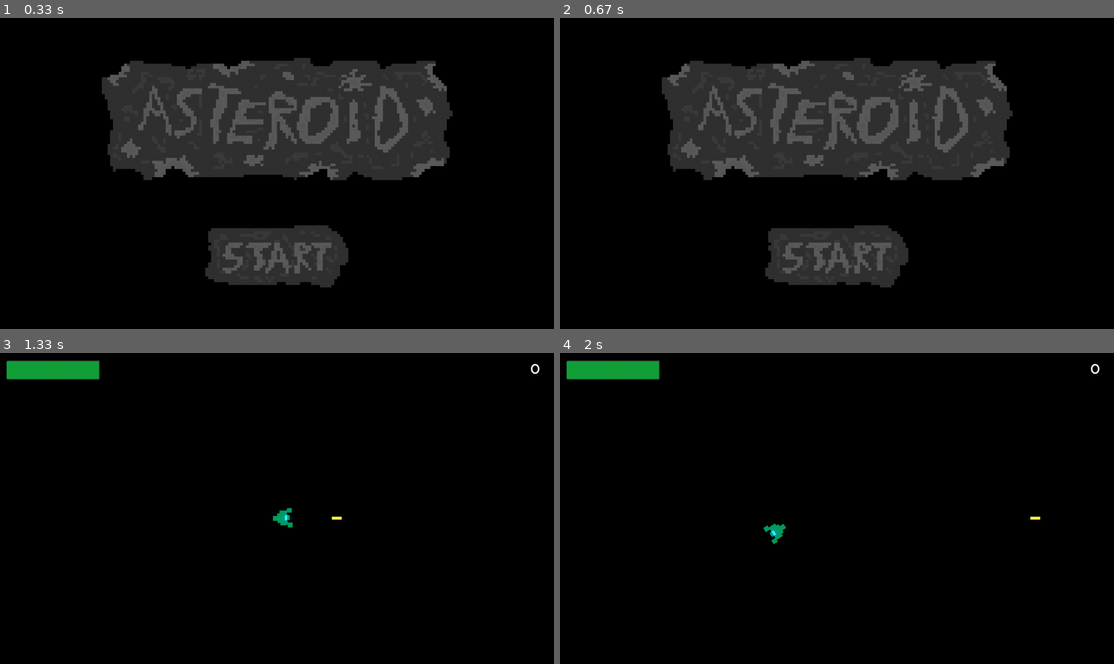
Above: before the commit, frames 1-4 (two rows, left to right).
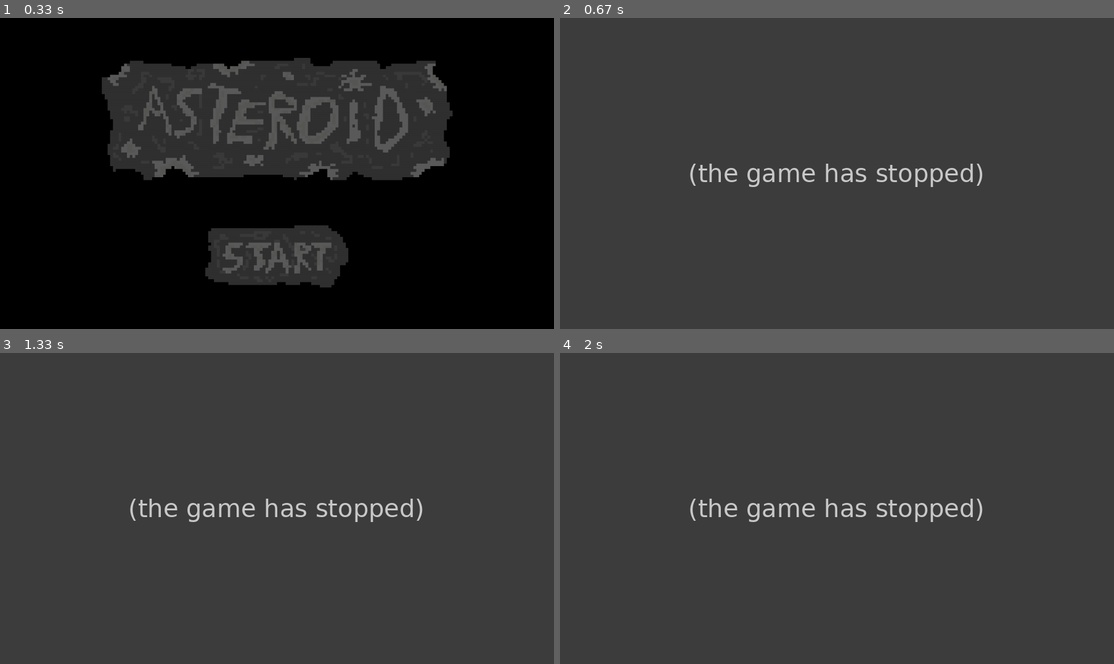
Above: after the commit, the same moments.

Repository: Yu266426/Pygame-Shenanigans
Game: pygame game, started from Code/main.py
The game is run twice, just before and just after one commit, with the same random seed, the same clock (stepped at 60 frames per second) and the same inputs.
Inputs (mouse positions are in pixels of both pictures, inside the frame that each line leads up to):
- Up to frame 1 (0.33 s): no input
- Up to frame 2 (0.67 s): hold Esc from 0.33 s (still down); hold A from 0.33 s (still down)
- Up to frame 3 (1.33 s): release Esc at 0.87 s; release A at 0.87 s; press the mouse at (277, 589) at 0.93 s; move the mouse to (249, 530) at 1.03 s; release the mouse at (221, 471) at 1.17 s; hold A from 1.23 s (still down); move the mouse to (155, 527) at 1.27 s
- Up to frame 4 (2 s): release A at 1.77 s; hold S from 1.8 s (still down); move the mouse to (964, 408) at 1.83 s

Frame 1 is identical in both runs. In frame 2, 79% of the frame differs, in the area x 0-100%, y 0-100%; in frame 3, 100%; in frame 4, 100%.
After the commit the program exited at 0.33 s; later frames show no game.

Commit message:
Optimization
Improved audio and converted the images.

Diff:
--- a/Code/main.py
+++ b/Code/main.py
@@ -7,7 +7,13 @@
 import pygame
 from pygame import Rect, mixer
 
+# Initalization
+# Initialize Mixer Then Pygame To Improve Sound Quality
+pygame.mixer.pre_init()
 pygame.init()
+
+# Limit Events
+pygame.event.set_allowed([pygame.QUIT, pygame.KEYDOWN, pygame.KEYUP])
 
 # File Setup
 APP_FOLDER = os.path.dirname(os.path.realpath(sys.argv[0])) # Gets Current Path
@@ -23,7 +29,9 @@
 
 screen = pygame.display.set_mode((screenWidth, screenHeight))
 pygame.display.set_caption("Space Shooter 2: Rewritten")
-pygame.display.set_icon(pygame.image.load(os.path.join(ASSET_FOLDER, "Player.png")))
+
+icon = pygame.image.load(os.path.join(ASSET_FOLDER, "Player.png")).convert_alpha()
+pygame.display.set_icon(icon)
 
 # FPS Setup
 targetFPS = 60
@@ -52,7 +60,7 @@
 
         self.alive = True
 
-        self.image = pygame.image.load(os.path.join(ASSET_FOLDER, "Player.png"))
+        self.image = pygame.image.load(os.path.join(ASSET_FOLDER, "Player.png")).convert_alpha()
         self.image = pygame.transform.scale(self.image , (self.scale, self.scale))
 
         self.collisionOffset = self.scale/2
@@ -189,7 +197,7 @@
 
         self.speed = speed * screenScale
 
-        self.image = pygame.image.load(os.path.join(ASSET_FOLDER, "Laser.png"))
+        self.image = pygame.image.load(os.path.join(ASSET_FOLDER, "Laser.png")).convert_alpha()
         self.image = pygame.transform.scale(self.image, (int(self.scale*3.5), self.scale))
 
         self.collisionOffset = self.scale/3
@@ -244,7 +252,7 @@
     def __init__(self, x, y, player):
         super().__init__(x, y, int(screenHeight / 4))
 
-        self.image = pygame.image.load(os.path.join(ASSET_FOLDER, "Large Asteroid.png"))
+        self.image = pygame.image.load(os.path.join(ASSET_FOLDER, "Large Asteroid.png")).convert_alpha()
         self.image = pygame.transform.scale(self.image, (self.scale, self.scale))
 
         self.collisionOffset = self.scale/2
@@ -317,7 +325,7 @@
     def __init__(self, x, y, direction):
         super().__init__(x, y, int(screenHeight / 9))
 
-        self.image = pygame.image.load(os.path.join(ASSET_FOLDER, "Medium Asteroid.png"))
+        self.image = pygame.image.load(os.path.join(ASSET_FOLDER, "Medium Asteroid.png")).convert_alpha()
         self.image = pygame.transform.scale(self.image, (self.scale, self.scale))
 
         self.collisionOffset = self.scale/2
@@ -394,7 +402,7 @@
 
         self.frames = []
         for i in range(0,self.maxFrame):
-            img = pygame.image.load(os.path.join(FRAME_PATH, str(i) + ".png"))
+            img = pygame.image.load(os.path.join(FRAME_PATH, str(i) + ".png")).convert_alpha()
             img = pygame.transform.scale(img, (self.scale, self.scale))
             self.frames.append(img)
 
@@ -484,7 +492,7 @@
 
         self.scale = int(screenHeight/1.75)
 
-        self.image = pygame.image.load(os.path.join(ASSET_FOLDER, "Title.png"))
+        self.image = pygame.image.load(os.path.join(ASSET_FOLDER, "Title.png")).convert_alpha()
         self.image = pygame.transform.scale(self.image, (self.scale * 2, self.scale))
 
 
@@ -550,7 +558,7 @@
 
         self.scale = int(screenHeight/5)
 
-        self.image = pygame.image.load(os.path.join(ASSET_FOLDER, "Start Button.png"))
+        self.image = pygame.image.load(os.path.join(ASSET_FOLDER, "Start Button.png")).convert_alpha()
         self.image = pygame.transform.scale(self.image, (int(self.scale * 2.3), self.scale))
 
         self.pressedSound = mixer.Sound(os.path.join(AUDIO_FOLDER, "Laser.wav"))
@@ -723,9 +731,8 @@
             if(event.type == pygame.KEYDOWN):
                 # Escape / Quit
                 if(event.key == pygame.K_ESCAPE):
-                    pass
-                    # running = False
-                    # break
+                    running = False
+                    playing = False
 
                 # Restart If Dead
                 if(event.key == pygame.K_SPACE):
